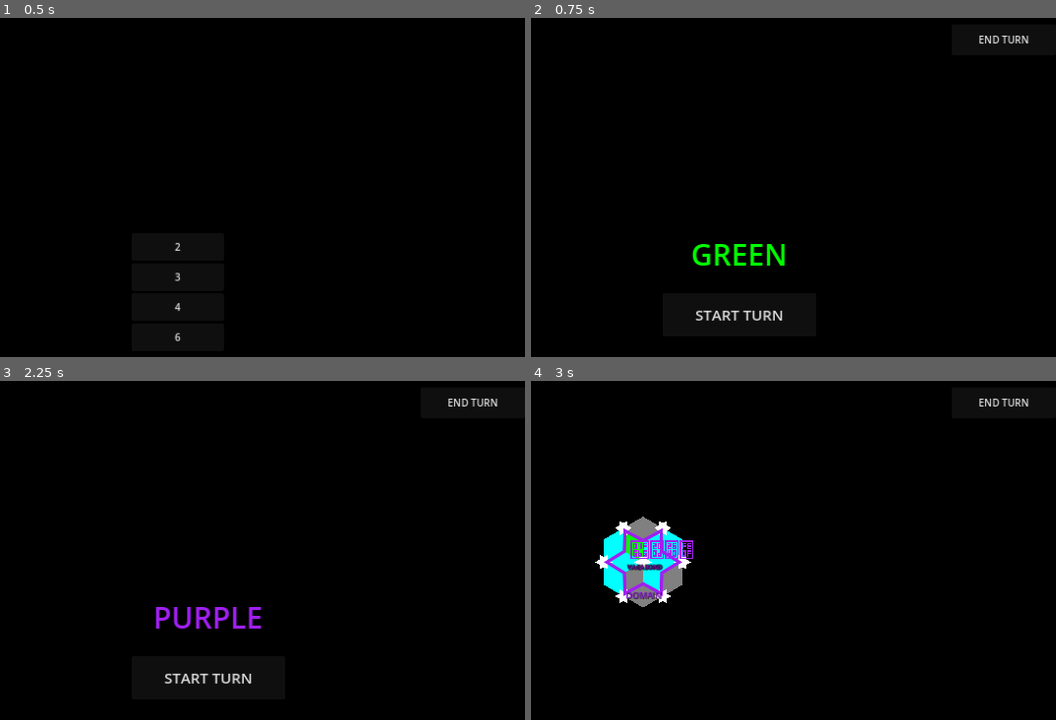
Above: before the commit, frames 1-4 (two rows, left to right).
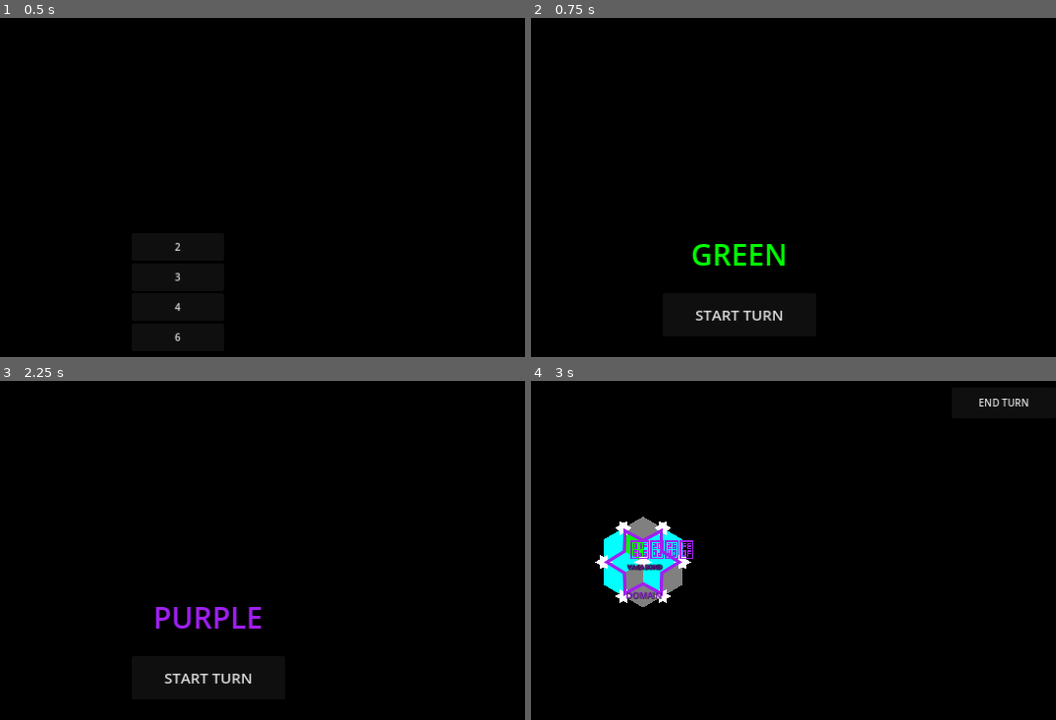
Above: after the commit, the same moments.

Repository: Cy13eruna/VyV
Game: Godot game, scene res://main.tscn
Same seed, same stepped clock (60 frames per second), same inputs: the game is played once before the commit and once after it.
Inputs:
- Up to frame 1 (0.5 s): no input
- Up to frame 2 (0.75 s): click "2" at 0.5 s
- Up to frame 3 (2.25 s): click "START TURN" at 1.25 s; click "END TURN" at 2 s
- Up to frame 4 (3 s): click "START TURN" at 2.75 s

Frame 1 is identical in both runs. In frame 2, 0.2% of the frame differs, in the area x 85-95%, y 4-8%; in frame 3, 0.2%; in frame 4, nothing differs.

Commit message:
End Turn Button Fixed

Diff:
--- a/src/ui/PlayerTurnScreen.gd
+++ b/src/ui/PlayerTurnScreen.gd
@@ -6,7 +6,7 @@
 var _callback: Callable
 
 func setup(data: Dictionary) -> void:
-	# Tenta buscar o nome em diferentes chaves para evitar o "Unknown"
+	# Tenta buscar o nome em diferentes chaves
 	if data.has("name"):
 		_player_name = str(data["name"])
 	elif data.has("color_name"):
@@ -17,21 +17,28 @@
 	_player_color = data.get("color", Color.WHITE)
 	_callback = data.get("callback", func(): pass)
 
-	# Garante que a tela cubra tudo e bloqueie o mundo
+	# 1. PRESET_FULL_RECT garante que o Control ocupe toda a área da janela
 	set_anchors_and_offsets_preset(Control.PRESET_FULL_RECT)
+
+	# 2. MOUSE_FILTER_STOP é CRUCIAL: ele impede que cliques "vazem" para o botão atrás
 	mouse_filter = Control.MOUSE_FILTER_STOP
+
+	# 3. Z_INDEX garante que esta tela seja desenhada NA FRENTE do GameHUD
+	# Se o HUD estiver no nível padrão, 10 já é suficiente para cobri-lo.
+	z_index = 10
 
 	_build_ui()
 
 func _build_ui() -> void:
-	# Limpa qualquer lixo visual anterior (caso setup seja chamado duas vezes)
 	for child in get_children():
 		child.queue_free()
 
-	# 1. Fundo Preto (Esconde o tabuleiro para o hot-seat)
+	# 4. Fundo Preto Totalmente Opaco
 	var bg = ColorRect.new()
 	bg.color = Color.BLACK
 	bg.set_anchors_and_offsets_preset(Control.PRESET_FULL_RECT)
+	# O fundo também deve bloquear o mouse por segurança
+	bg.mouse_filter = Control.MOUSE_FILTER_STOP
 	add_child(bg)
 
 	# 2. Container Central
@@ -43,11 +50,8 @@
 
 	# 3. Label do Jogador
 	var label = Label.new()
-	# Se o nome for apenas a cor, formatamos para ficar elegante
 	label.text = _player_name.to_upper()
 	label.horizontal_alignment = HORIZONTAL_ALIGNMENT_CENTER
-
-	# Aumentar a fonte via código para dar destaque
 	label.add_theme_font_size_override("font_size", 48)
 	label.add_theme_color_override("font_color", _player_color)
 	vbox.add_child(label)
@@ -57,14 +61,11 @@
 	btn.text = "START TURN"
 	btn.custom_minimum_size = Vector2(250, 70)
 	btn.mouse_default_cursor_shape = Control.CURSOR_POINTING_HAND
-
-	# Estilo básico para o botão não ficar genérico demais
 	btn.add_theme_font_size_override("font_size", 24)
 
 	btn.pressed.connect(_on_start_pressed)
 	vbox.add_child(btn)
 
-	# Faz o botão brilhar ou ganhar foco automaticamente para facilitar o teclado/gamepad
 	btn.grab_focus.call_deferred()
 
 func _on_start_pressed() -> void:
@@ -73,5 +74,5 @@
 	if _callback and _callback.is_valid():
 		_callback.call()
 
-	# Libera o mouse para o mundo novamente
+	# Ao liberar este nó, o HUD que estava atrás volta a ser visível e interativo
 	queue_free()
--- a/src/ui/UIManager.gd
+++ b/src/ui/UIManager.gd
@@ -1,7 +1,7 @@
 # res://src/ui/UIManager.gd
 extends Node
 
-# Mudamos para Node para aceitar tanto CanvasLayer quanto Control (UIScreenContainer)
+# O container onde as telas (como PlayerTurnScreen) são instanciadas
 var ui_container: Node
 
 func setup(p_container: Node) -> void:
@@ -9,7 +9,7 @@
 	if ui_container:
 		print("UIManager: Setup concluído no container: ", ui_container.name)
 
-## Altera a tela atual e RETORNA a instância criada para o Main poder usar
+## Altera a tela atual e RETORNA a instância criada
 func change_screen(script_path: String, extra_data: Variant = null) -> Control:
 	if not ui_container:
 		push_error("UIManager: ui_container não definido!")
@@ -26,12 +26,21 @@
 		var new_screen = res.new()
 
 		if new_screen is Control:
-			# Configurações padrão de tela cheia
-			new_screen.mouse_filter = Control.MOUSE_FILTER_IGNORE
+			# --- AJUSTES DE SOBREPOSIÇÃO ---
+
+			# Mudamos para STOP para que a tela capture o mouse e impeça
+			# cliques no HUD ou no tabuleiro que estão atrás.
+			new_screen.mouse_filter = Control.MOUSE_FILTER_STOP
+
+			# Garante que a tela preencha todo o espaço da janela
 			new_screen.set_anchors_and_offsets_preset(Control.PRESET_FULL_RECT)
 
-			# Adiciona ao container (que agora é o UIScreenContainer no Main)
+			# Adiciona ao container
 			ui_container.add_child(new_screen)
+
+			# Forçamos um Z-Index para garantir que, no mesmo CanvasLayer,
+			# esta tela fique visualmente à frente de outros elementos.
+			new_screen.z_index = 10
 
 			if new_screen.has_method("setup"):
 				new_screen.setup(extra_data)
